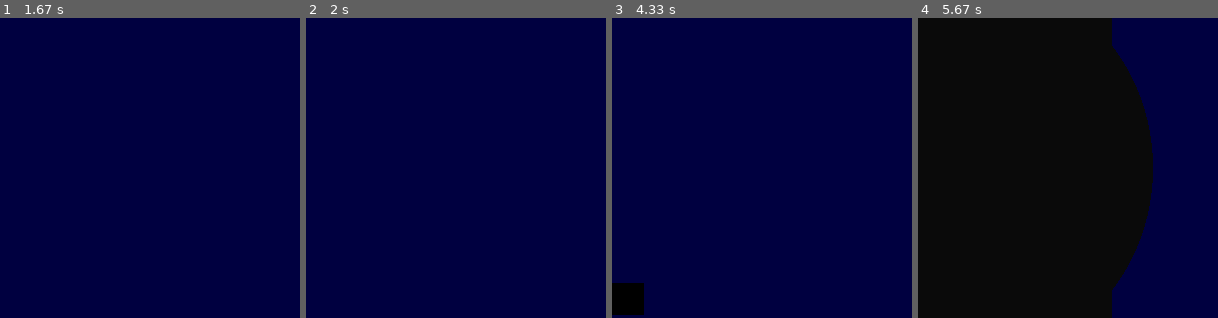
Above: before the commit, frames 1-4 (left to right).
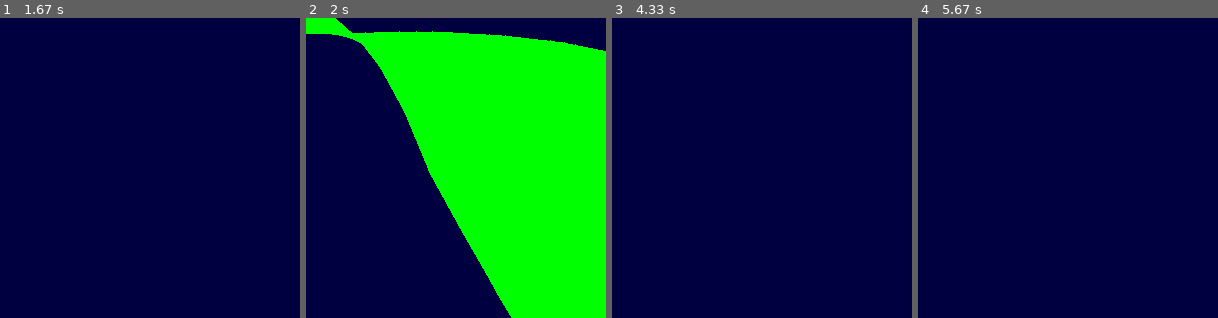
Above: after the commit, the same moments.

Repository: Distrotech/PyOpenGL
Game: pygame game, started from tests/tests.py
Same seed, same stepped clock (60 frames per second), same inputs: the game is played once before the commit and once after it. The source is Python 2; it was converted automatically to run under Python 3.
Inputs:
- Up to frame 1 (1.67 s): no input
- Up to frame 2 (2 s): no input
- Up to frame 3 (4.33 s): no input
- Up to frame 4 (5.67 s): no input

Frame 1 is identical in both runs. In frame 2, 54% of the frame differs, in the area x 0-100%, y 0-100%; in frame 3, 1.1%; in frame 4, 72%, in the area x 0-79%, y 0-100%.

Commit message:
Try to use the bind the generated buffer in test_genframebuffers_twice, run those tests we can run without numpy in main test suite

Diff:
--- a/tests/test_genframebuffers_twice.py
+++ b/tests/test_genframebuffers_twice.py
@@ -6,13 +6,14 @@
 # adapted from http://www.pygame.org/wiki/GLSLExample
 from OpenGL.GL.EXT.framebuffer_object import *
 def main():
-    glutInit(0)
-    glutInitDisplayMode(GLUT_RGB|GLUT_DOUBLE|GLUT_DEPTH)
-    glutCreateWindow('test')
-    framebuffer = glGenFramebuffersEXT(1)
-    print framebuffer
-    cow = glGenFramebuffersEXT(1)
-    print cow
+	glutInit(0)
+	glutInitDisplayMode(GLUT_RGB|GLUT_DOUBLE|GLUT_DEPTH)
+	glutCreateWindow('test')
+	framebuffer = glGenFramebuffersEXT(1)
+	print type(framebuffer)
+	cow = glGenFramebuffersEXT(1)
+	print cow
+	glBindFramebufferEXT(GL_FRAMEBUFFER_EXT, framebuffer)
 
 if __name__ == "__main__":
-    main()
+	main()
--- a/tests/tests.py
+++ b/tests/tests.py
@@ -1,9 +1,16 @@
 #! /usr/bin/env python
 import unittest, pygame, pygame.display, time, traceback
+
 try:
+	raise ImportError( )
 	from numpy import *
 except ImportError, err:
-	from Numeric import *
+	try:
+		raise ImportError( )
+		from Numeric import *
+	except ImportError, err:
+		array = None
+
 pygame.display.init()
 from OpenGL.GL import *
 from OpenGL import constants, error
@@ -113,76 +120,77 @@
 			4, 4, GL_MAP2_VERTEX_3
 		)
 		GLU.gluEndSurface(theNurb)
-	def test_nurbs_raw_arrays( self ):
-		"""Test nurbs rendering using raw API calls with arrays"""
-		from OpenGL.raw import GLU
-		import numpy
-		knots = numpy.array( ( 0,0,0,0,1,1,1,1 ), 'f' )
-		ctlpoints = numpy.array( [[[-3., -3., -3.],
-			[-3., -1., -3.],
-			[-3.,  1., -3.],
-			[-3.,  3., -3.]],
-
-		[[-1., -3., -3.],
-			[-1., -1.,  3.],
-			[-1.,  1.,  3.],
-			[-1.,  3., -3.]],
-
-		[[ 1., -3., -3.],
-			[ 1., -1.,  3.],
-			[ 1.,  1.,  3.],
-			[ 1.,  3., -3.]],
-
-		[[ 3., -3., -3.],
-			[ 3., -1., -3.],
-			[ 3.,  1., -3.],
-			[ 3.,  3., -3.]]], 'f' )
-		theNurb = GLU.gluNewNurbsRenderer()
-		GLU.gluBeginSurface(theNurb)
-		GLU.gluNurbsSurface(
-			theNurb,
-			8, knots, 8, knots,
-			4 * 3, 3, ctlpoints ,
-			4, 4, GL_MAP2_VERTEX_3
-		)
-		GLU.gluEndSurface(theNurb)
-	def test_nurbs( self ):
-		"""Test nurbs rendering"""
-		from OpenGL.raw import GLU
-		def buildControlPoints( ):
-			ctlpoints = zeros( (4,4,3), 'd')
-			for u in range( 4 ):
-				for v in range( 4):
-					ctlpoints[u][v][0] = 2.0*(u - 1.5)
-					ctlpoints[u][v][1] = 2.0*(v - 1.5);
-					if (u == 1 or u ==2) and (v == 1 or v == 2):
-						ctlpoints[u][v][2] = 3.0;
-					else:
-						ctlpoints[u][v][2] = -3.0;
-			return ctlpoints
-		controlPoints = buildControlPoints()
-		theNurb = GLU.gluNewNurbsRenderer()[0]
-		#theNurb = gluNewNurbsRenderer();
-		gluNurbsProperty(theNurb, GLU_SAMPLING_TOLERANCE, 25.0);
-		gluNurbsProperty(theNurb, GLU_DISPLAY_MODE, GLU_FILL);
-		knots= array ([0.0, 0.0, 0.0, 0.0, 1.0, 1.0, 1.0, 1.0], "d")
-		glPushMatrix();
-		try:
-			glRotatef(330.0, 1.,0.,0.);
-			glScalef (0.5, 0.5, 0.5);
-
-			gluBeginSurface(theNurb);
+	if array:
+		def test_nurbs_raw_arrays( self ):
+			"""Test nurbs rendering using raw API calls with arrays"""
+			from OpenGL.raw import GLU
+			import numpy
+			knots = numpy.array( ( 0,0,0,0,1,1,1,1 ), 'f' )
+			ctlpoints = numpy.array( [[[-3., -3., -3.],
+				[-3., -1., -3.],
+				[-3.,  1., -3.],
+				[-3.,  3., -3.]],
+
+			[[-1., -3., -3.],
+				[-1., -1.,  3.],
+				[-1.,  1.,  3.],
+				[-1.,  3., -3.]],
+
+			[[ 1., -3., -3.],
+				[ 1., -1.,  3.],
+				[ 1.,  1.,  3.],
+				[ 1.,  3., -3.]],
+
+			[[ 3., -3., -3.],
+				[ 3., -1., -3.],
+				[ 3.,  1., -3.],
+				[ 3.,  3., -3.]]], 'f' )
+			theNurb = GLU.gluNewNurbsRenderer()
+			GLU.gluBeginSurface(theNurb)
+			GLU.gluNurbsSurface(
+				theNurb,
+				8, knots, 8, knots,
+				4 * 3, 3, ctlpoints ,
+				4, 4, GL_MAP2_VERTEX_3
+			)
+			GLU.gluEndSurface(theNurb)
+		def test_nurbs( self ):
+			"""Test nurbs rendering"""
+			from OpenGL.raw import GLU
+			def buildControlPoints( ):
+				ctlpoints = zeros( (4,4,3), 'd')
+				for u in range( 4 ):
+					for v in range( 4):
+						ctlpoints[u][v][0] = 2.0*(u - 1.5)
+						ctlpoints[u][v][1] = 2.0*(v - 1.5);
+						if (u == 1 or u ==2) and (v == 1 or v == 2):
+							ctlpoints[u][v][2] = 3.0;
+						else:
+							ctlpoints[u][v][2] = -3.0;
+				return ctlpoints
+			controlPoints = buildControlPoints()
+			theNurb = GLU.gluNewNurbsRenderer()[0]
+			#theNurb = gluNewNurbsRenderer();
+			gluNurbsProperty(theNurb, GLU_SAMPLING_TOLERANCE, 25.0);
+			gluNurbsProperty(theNurb, GLU_DISPLAY_MODE, GLU_FILL);
+			knots= array ([0.0, 0.0, 0.0, 0.0, 1.0, 1.0, 1.0, 1.0], "d")
+			glPushMatrix();
 			try:
-				gluNurbsSurface(
-					theNurb,
-					knots, knots,
-					controlPoints,
-					GL_MAP2_VERTEX_3
-				);
+				glRotatef(330.0, 1.,0.,0.);
+				glScalef (0.5, 0.5, 0.5);
+
+				gluBeginSurface(theNurb);
+				try:
+					gluNurbsSurface(
+						theNurb,
+						knots, knots,
+						controlPoints,
+						GL_MAP2_VERTEX_3
+					);
+				finally:
+					gluEndSurface(theNurb);
 			finally:
-				gluEndSurface(theNurb);
-		finally:
-			glPopMatrix();
+				glPopMatrix();
 	def test_errors( self ):
 		"""Test for error catching/checking"""
 		try:
@@ -378,16 +386,17 @@
 					)
 			finally:
 				glEnd()
-	def test_numpyConversion( self ):
-		"""Test that we can run a numpy conversion from double to float for glColorArray"""
-		import numpy
-		a = numpy.arange( 0,1.2, .1, 'd' ).reshape( (-1,3 ))
-		glEnableClientState(GL_VERTEX_ARRAY)
-		try:
-			glColorPointerf( a )
-			glColorPointerd( a )
-		finally:
-			glDisableClientState( GL_VERTEX_ARRAY )
+	if array:
+		def test_numpyConversion( self ):
+			"""Test that we can run a numpy conversion from double to float for glColorArray"""
+			import numpy
+			a = numpy.arange( 0,1.2, .1, 'd' ).reshape( (-1,3 ))
+			glEnableClientState(GL_VERTEX_ARRAY)
+			try:
+				glColorPointerf( a )
+				glColorPointerd( a )
+			finally:
+				glDisableClientState( GL_VERTEX_ARRAY )
 	def test_constantPickle( self ):
 		"""Test that our constants can be pickled/unpickled properly"""
 		import pickle, cPickle
@@ -479,22 +488,23 @@
 			"""Test ALLOW_NUMPY_SCALARS to allow numpy scalars to be passed in"""
 			textures = glGenTextures(2)
 			glBindTexture( GL_TEXTURE_2D, textures[0] )
-	def test_arrayTranspose( self ):
-		import numpy
-		m = glGetFloatv( GL_MODELVIEW_MATRIX )
-		glMatrixMode( GL_MODELVIEW )
-		glLoadIdentity()
-
-		t = eye(4)
-		t[3,0] = 20.0
-
-		# the following glMultMatrixf call ignored this transpose
-		t = t.T
-
-		glMultMatrixf( t )
-
-		m = glGetFloatv( GL_MODELVIEW_MATRIX )
-		assert numpy.allclose( m[-1], [0,0,0,1] ), m
+	if array:
+		def test_arrayTranspose( self ):
+			import numpy
+			m = glGetFloatv( GL_MODELVIEW_MATRIX )
+			glMatrixMode( GL_MODELVIEW )
+			glLoadIdentity()
+
+			t = eye(4)
+			t[3,0] = 20.0
+
+			# the following glMultMatrixf call ignored this transpose
+			t = t.T
+
+			glMultMatrixf( t )
+
+			m = glGetFloatv( GL_MODELVIEW_MATRIX )
+			assert numpy.allclose( m[-1], [0,0,0,1] ), m
 	def test_glreadpixelsf( self ):
 		"""Issue #1979002 crash due to mis-calculation of resulting array size"""
 		width,height = self.width, self.height
@@ -508,64 +518,66 @@
 		readback_image1 = glReadPixels(0,0,width,height,GL_RGB, GL_BYTE)
 		assert not isinstance( readback_image1, str ), type(readback_image2)
 
-	def test_mmap_data( self ):
-		"""Test that we can use mmap data array
-
-		If we had a reasonable lib that dumped raw image data to a shared-mem file
-		we might be able to use this for movie display :)
-		"""
-		fh = open( 'mmap-test-data.dat', 'w+' )
-		fh.write( '\000'*(32*32*3+1))
-		fh.flush()
-		fh.close()
-		# using numpy.memmap here...
-		data = memmap( 'mmap-test-data.dat' )
-		for i in range( 0,255,2 ):
-			glDrawPixels( 32,32, GL_RGB, GL_UNSIGNED_BYTE, data, )
-			glFlush()
-			pygame.display.flip()
-			data[::2] = i
-			time.sleep( 0.001 )
-
-	def test_vbo( self ):
-		"""Test utility vbo wrapper"""
-		import numpy
-		from OpenGL.arrays import vbo
-		assert vbo.get_implementation()
-		dt = arraydatatype.GLdoubleArray
-		array = numpy.array( [
-			[0,0,0],
-			[0,1,0],
-			[1,.5,0],
-			[1,0,0],
-			[1.5,.5,0],
-			[1.5,0,0],
-		], dtype='d')
-		indices = numpy.array(
-			range(len(array)),
-			'i',
-		)
-		d = vbo.VBO(array)
-		glDisable( GL_CULL_FACE )
-		glNormal3f( 0,0,1 )
-		glColor3f( 1,1,1 )
-		glEnableClientState(GL_VERTEX_ARRAY)
-		try:
-			for x in range( 1, 255, 10 ):
-				d.bind()
-				try:
-					glVertexPointerd( d )
-					glDrawElements( GL_LINE_LOOP, len(indices), GL_UNSIGNED_INT, indices )
-				finally:
-					d.unbind()
-				lastPoint = numpy.array( [[1.5,(1/255.) * float(x),0]] )
-				d[-2:-1] = lastPoint
+	if array:
+		def test_mmap_data( self ):
+			"""Test that we can use mmap data array
+
+			If we had a reasonable lib that dumped raw image data to a shared-mem file
+			we might be able to use this for movie display :)
+			"""
+			fh = open( 'mmap-test-data.dat', 'w+' )
+			fh.write( '\000'*(32*32*3+1))
+			fh.flush()
+			fh.close()
+			# using numpy.memmap here...
+			data = memmap( 'mmap-test-data.dat' )
+			for i in range( 0,255,2 ):
+				glDrawPixels( 32,32, GL_RGB, GL_UNSIGNED_BYTE, data, )
 				glFlush()
 				pygame.display.flip()
-				glClear( GL_COLOR_BUFFER_BIT|GL_DEPTH_BUFFER_BIT )
+				data[::2] = i
 				time.sleep( 0.001 )
-		finally:
-			glDisableClientState( GL_VERTEX_ARRAY )
+
+	if array:
+		def test_vbo( self ):
+			"""Test utility vbo wrapper"""
+			import numpy
+			from OpenGL.arrays import vbo
+			assert vbo.get_implementation()
+			dt = arraydatatype.GLdoubleArray
+			array = numpy.array( [
+				[0,0,0],
+				[0,1,0],
+				[1,.5,0],
+				[1,0,0],
+				[1.5,.5,0],
+				[1.5,0,0],
+			], dtype='d')
+			indices = numpy.array(
+				range(len(array)),
+				'i',
+			)
+			d = vbo.VBO(array)
+			glDisable( GL_CULL_FACE )
+			glNormal3f( 0,0,1 )
+			glColor3f( 1,1,1 )
+			glEnableClientState(GL_VERTEX_ARRAY)
+			try:
+				for x in range( 1, 255, 10 ):
+					d.bind()
+					try:
+						glVertexPointerd( d )
+						glDrawElements( GL_LINE_LOOP, len(indices), GL_UNSIGNED_INT, indices )
+					finally:
+						d.unbind()
+					lastPoint = numpy.array( [[1.5,(1/255.) * float(x),0]] )
+					d[-2:-1] = lastPoint
+					glFlush()
+					pygame.display.flip()
+					glClear( GL_COLOR_BUFFER_BIT|GL_DEPTH_BUFFER_BIT )
+					time.sleep( 0.001 )
+			finally:
+				glDisableClientState( GL_VERTEX_ARRAY )
 	def test_fbo( self ):
 		"""Test that we support framebuffer objects
 
